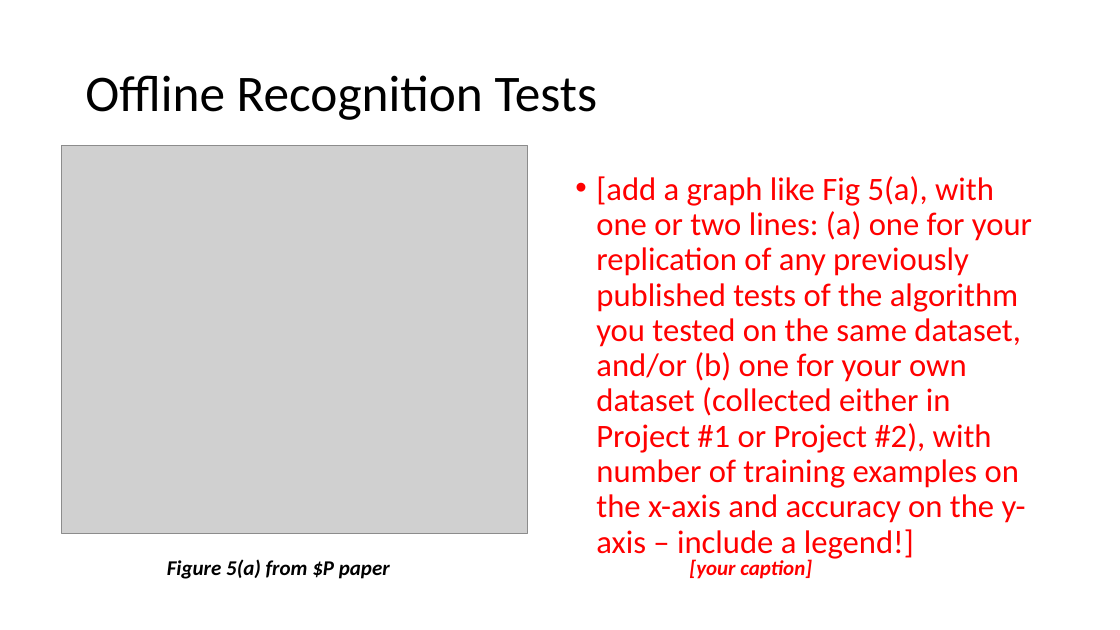
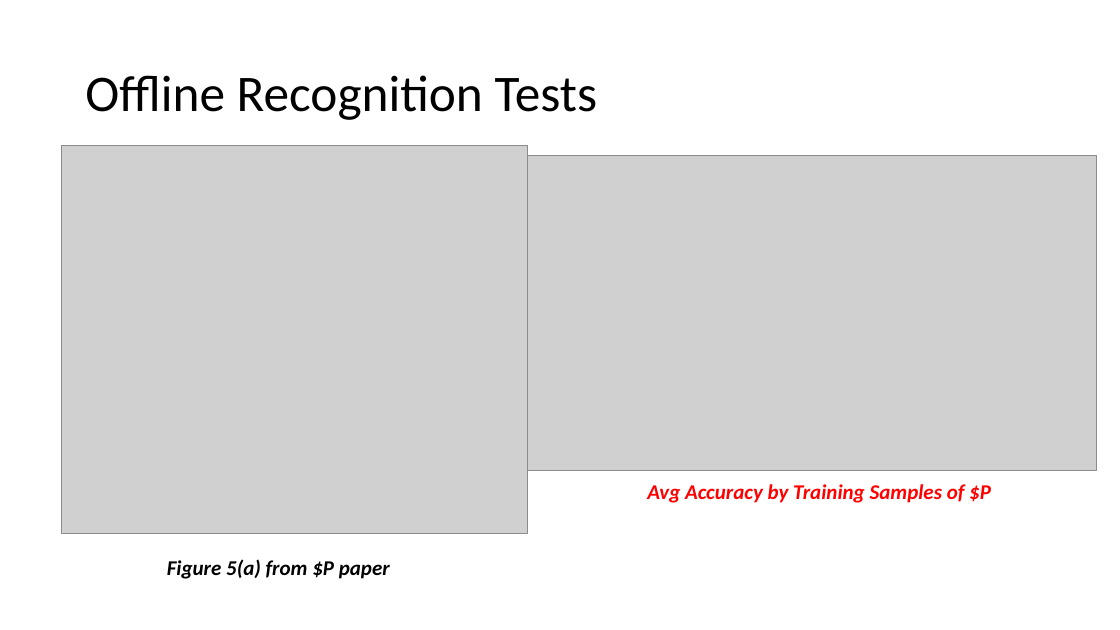
Before and after one commit to pixelfac/hcira-project-23, a slide deck: slide 4 of HCIRA-Proj2-demo-template.pptx. Drawn at 1120x630 pixels with LibreOffice and Linux fonts; fonts in the diff are those of the drawing; grey boxes stand for pictures. Boxes give left, top, right and bottom in pixels: in the first picture for what was removed or moved away, otherwise in the second. Text is boxed around its words. In the diff, an @@ line names an element or a change of style, - is before the commit and + after.

Commit message:
update slides

```diff
--- a/HCIRA-Proj2-demo-template.pptx
+++ b/HCIRA-Proj2-demo-template.pptx
@@ picture added at bbox=[528, 155, 1096, 471] @@
@@ text removed at bbox=[596, 176, 1032, 561] @@
-• [add a graph like Fig 5(a), with one or two lines: (a) one for your replication of any previously published tests of the algorithm you tested on the same dataset, and/or (b) one for your own dataset (collected either in Project #1 or Project #2), with number of training examples on the x-axis and accuracy on the y-axis – include a legend!]
@@ text added at bbox=[647, 484, 991, 503], 18 pt, text #FF0000, bold, italic @@
+Avg Accuracy by Training Samples of $P
@@ text removed at bbox=[689, 559, 812, 579] @@
-[your caption]
```
Also in this commit, not shown: 2 other slides changed.
